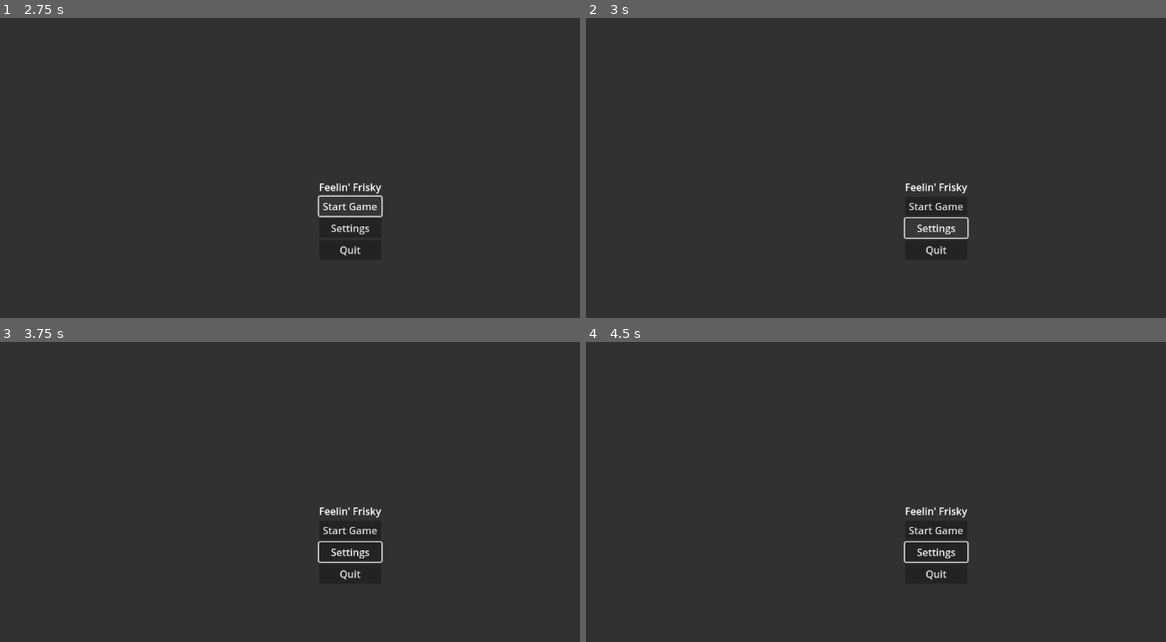
Above: before the commit, frames 1-4 (two rows, left to right).
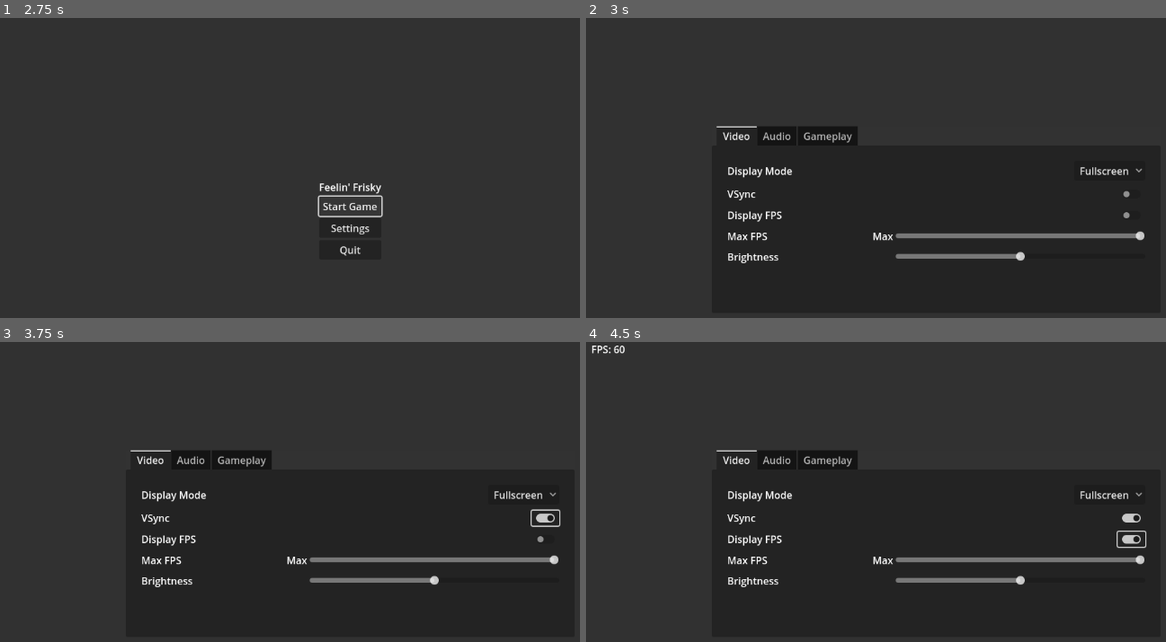
Above: after the commit, the same moments.

Repository: kjgilchrist/feelin-frisky
Game: Godot game, scene res://src/feelin-frisky/scenes/world.tscn
Two runs of this game, one before a commit and one after it. Both use one fixed random seed, a clock stepped at 60 frames per second and the inputs below. Before the commit the project has no main scene; this scene is started directly in both runs.
Inputs (mouse positions are in pixels of both pictures, inside the frame that each line leads up to):
- Up to frame 1 (2.75 s): click "Start Game" at 0.5 s; click "Start Game" at 1.25 s; click "Start Game" at 2 s
- Up to frame 2 (3 s): click "Settings" at 2.75 s
- Up to frame 3 (3.75 s): click (545, 519) at 3.52 s
- Up to frame 4 (4.5 s): click (1131, 540) at 4.27 s

Frame 1 is identical in both runs. In frame 2, 3.5% of the frame differs, in the area x 22-97%, y 35-82%; in frame 3, 3.6%; in frame 4, 3.7%, in the area x 0-97%, y 1-82%.

Commit message:
File path fix

Diff:
--- a/feelin-frisky/project.godot
+++ b/feelin-frisky/project.godot
@@ -11,13 +11,17 @@
 [application]
 
 config/name="Feelin-frisky"
-run/main_scene="res://scenes/world.tscn"
+run/main_scene="res://src/feelin-frisky/scenes/world.tscn"
 config/features=PackedStringArray("4.0", "Forward Plus")
-config/icon="res://assets/icon.svg"
+config/icon="res://src/feelin-frisky/assets/icon.svg"
+
+[audio]
+
+buses/default_bus_layout="res://src/feelin-frisky/audio/default_bus_layout.tres"
 
 [autoload]
 
-GlobalSettings="*res://scripts/global_settings.gd"
+GlobalSettings="*res://src/feelin-frisky/scripts/global_settings.gd"
 
 [display]
 
--- a/feelin-frisky/src/feelin-frisky/scenes/fps_label.tscn
+++ b/feelin-frisky/src/feelin-frisky/scenes/fps_label.tscn
@@ -1,6 +1,6 @@
 [gd_scene load_steps=2 format=3 uid="uid://cfva8524bo3ni"]
 
-[ext_resource type="Script" path="res://scripts/fps_label.gd" id="1_mrlyd"]
+[ext_resource type="Script" path="res://src/feelin-frisky/scripts/fps_label.gd" id="1_g68vv"]
 
 [node name="FPSLabel" type="Label"]
 visible = false
@@ -10,4 +10,4 @@
 text = "FPS: 60"
 horizontal_alignment = 1
 vertical_alignment = 1
-script = ExtResource("1_mrlyd")
+script = ExtResource("1_g68vv")
--- a/feelin-frisky/src/feelin-frisky/scenes/main_menu.tscn
+++ b/feelin-frisky/src/feelin-frisky/scenes/main_menu.tscn
@@ -1,7 +1,7 @@
 [gd_scene load_steps=3 format=3 uid="uid://5ddrs6tdayqh"]
 
-[ext_resource type="Script" path="res://scripts/main_menu.gd" id="1_0kaki"]
-[ext_resource type="PackedScene" uid="uid://bt61gwl7sqavx" path="res://scenes/settings_menu.tscn" id="2_gibed"]
+[ext_resource type="Script" path="res://src/feelin-frisky/scripts/main_menu.gd" id="1_dotrf"]
+[ext_resource type="PackedScene" uid="uid://bt61gwl7sqavx" path="res://src/feelin-frisky/scenes/settings_menu.tscn" id="2_gibed"]
 
 [node name="MainMenu" type="Control"]
 process_mode = 3
@@ -11,7 +11,7 @@
 anchor_bottom = 1.0
 grow_horizontal = 2
 grow_vertical = 2
-script = ExtResource("1_0kaki")
+script = ExtResource("1_dotrf")
 
 [node name="Background" type="ColorRect" parent="."]
 layout_mode = 1
--- a/feelin-frisky/src/feelin-frisky/scenes/pause_menu.tscn
+++ b/feelin-frisky/src/feelin-frisky/scenes/pause_menu.tscn
@@ -1,7 +1,7 @@
 [gd_scene load_steps=3 format=3 uid="uid://b2suvgtg5teij"]
 
-[ext_resource type="Script" path="res://scripts/pause_menu.gd" id="1_vwlrr"]
-[ext_resource type="PackedScene" uid="uid://bt61gwl7sqavx" path="res://scenes/settings_menu.tscn" id="2_yr55i"]
+[ext_resource type="Script" path="res://src/feelin-frisky/scripts/pause_menu.gd" id="1_n82xb"]
+[ext_resource type="PackedScene" uid="uid://bt61gwl7sqavx" path="res://src/feelin-frisky/scenes/settings_menu.tscn" id="2_yr55i"]
 
 [node name="PauseMenu" type="Control"]
 process_mode = 3
@@ -12,7 +12,7 @@
 anchor_bottom = 1.0
 grow_horizontal = 2
 grow_vertical = 2
-script = ExtResource("1_vwlrr")
+script = ExtResource("1_n82xb")
 
 [node name="Background" type="ColorRect" parent="."]
 layout_mode = 1
--- a/feelin-frisky/src/feelin-frisky/scenes/settings_menu.tscn
+++ b/feelin-frisky/src/feelin-frisky/scenes/settings_menu.tscn
@@ -1,12 +1,12 @@
 [gd_scene load_steps=2 format=3 uid="uid://bt61gwl7sqavx"]
 
-[ext_resource type="Script" path="res://scripts/settings_menu.gd" id="1_cgq55"]
+[ext_resource type="Script" path="res://src/feelin-frisky/scripts/settings_menu.gd" id="1_u35gg"]
 
 [node name="SettingsMenu" type="Popup"]
 initial_position = 2
 size = Vector2i(720, 300)
 visible = true
-script = ExtResource("1_cgq55")
+script = ExtResource("1_u35gg")
 
 [node name="Background" type="ColorRect" parent="."]
 anchors_preset = 15
--- a/feelin-frisky/src/feelin-frisky/scenes/world.tscn
+++ b/feelin-frisky/src/feelin-frisky/scenes/world.tscn
@@ -1,7 +1,7 @@
 [gd_scene load_steps=3 format=3 uid="uid://cvd02ldx2fec4"]
 
-[ext_resource type="PackedScene" uid="uid://bmbfvtsqjkxdb" path="res://scenes/gui.tscn" id="1_o37jt"]
-[ext_resource type="PackedScene" uid="uid://ftmc72w5pu2v" path="res://scenes/world_environment.tscn" id="2_injbn"]
+[ext_resource type="PackedScene" uid="uid://bmbfvtsqjkxdb" path="res://src/feelin-frisky/scenes/gui.tscn" id="1_o37jt"]
+[ext_resource type="PackedScene" uid="uid://ftmc72w5pu2v" path="res://src/feelin-frisky/scenes/world_environment.tscn" id="2_injbn"]
 
 [node name="World" type="Node2D"]
 
--- a/feelin-frisky/src/feelin-frisky/scenes/world_environment.tscn
+++ b/feelin-frisky/src/feelin-frisky/scenes/world_environment.tscn
@@ -1,10 +1,10 @@
 [gd_scene load_steps=3 format=3 uid="uid://ftmc72w5pu2v"]
 
-[ext_resource type="Script" path="res://scripts/world_environment.gd" id="1_568vs"]
+[ext_resource type="Script" path="res://src/feelin-frisky/scripts/world_environment.gd" id="1_v7k3v"]
 
 [sub_resource type="Environment" id="Environment_cw74p"]
 adjustment_enabled = true
 
 [node name="WorldEnvironment" type="WorldEnvironment"]
 environment = SubResource("Environment_cw74p")
-script = ExtResource("1_568vs")
+script = ExtResource("1_v7k3v")
Not shown, changed: feelin-frisky/src/feelin-frisky/assets/icon.svg.import
Renamed: feelin-frisky/default_bus_layout.tres -> feelin-frisky/src/feelin-frisky/audio/default_bus_layout.tres
